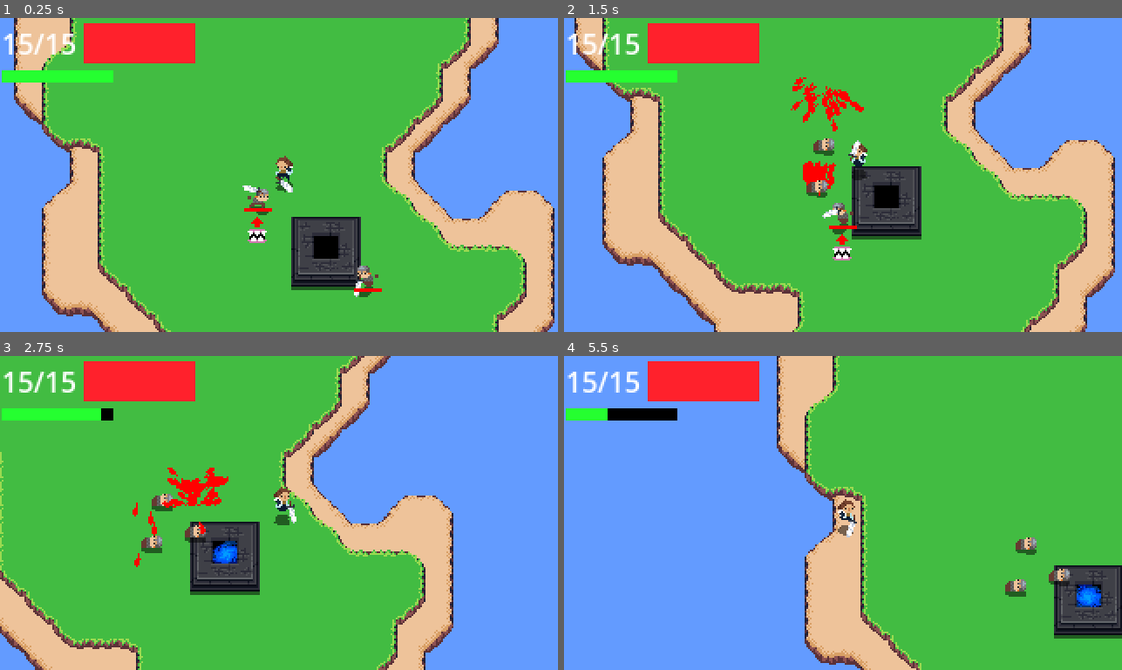
Above: before the commit, frames 1-4 (two rows, left to right).
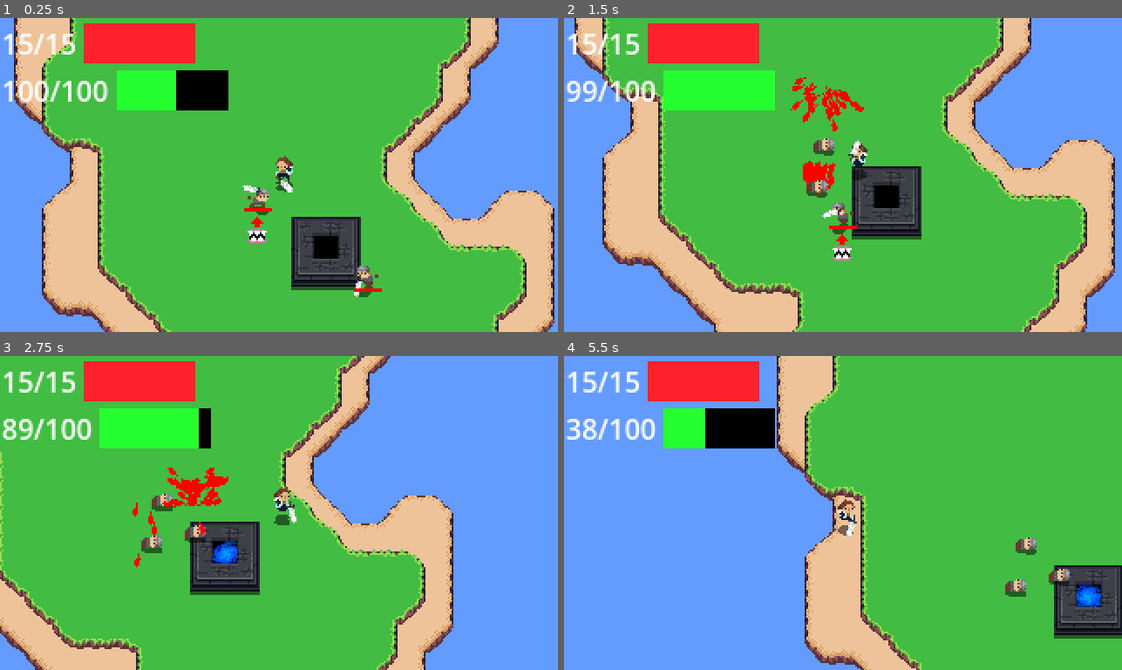
Above: after the commit, the same moments.

Repository: IAmCheeseman/cannibalism-game
Game: Godot game, scene res://scenes/world.tscn
The game is run twice, just before and just after one commit, with the same random seed, the same clock (stepped at 60 frames per second) and the same inputs.
Inputs (mouse positions are in pixels of both pictures, inside the frame that each line leads up to):
- Up to frame 1 (0.25 s): no input
- Up to frame 2 (1.5 s): move the mouse to (965, 159) at 0.52 s; hold D (right) 0.53-1.28 s; hold Space (eat) 0.53-1.28 s; click (965, 159) at 0.6 s; move the mouse to (731, 190) at 1.27 s; hold S (down) from 1.28 s (still down); tap Space (eat) at 1.35 s
- Up to frame 3 (2.75 s): click (167, 528) at 1.55 s; move the mouse to (334, 443) at 2.02 s; release S (down) at 2.03 s; hold D (right) from 2.03 s (still down); hold Space (eat) from 2.03 s (still down); click (334, 443) at 2.1 s
- Up to frame 4 (5.5 s): move the mouse to (815, 575) at 2.77 s; release D (right) at 2.78 s; release Space (eat) at 2.78 s; hold W (up) 2.78-3.53 s; tap Space (eat) at 2.85, 4.35 s; click (815, 575) at 3.05 s; move the mouse to (1010, 560) at 3.52 s; hold Space (eat) 3.53-4.28 s; hold A (left) 3.53-5.03 s; click (1010, 560) at 3.6 s; move the mouse to (675, 465) at 4.27 s; click (675, 465) at 4.55 s; move the mouse to (870, 513) at 5.02 s; hold S (down) from 5.03 s (still down); hold Space (eat) from 5.03 s (still down); click (870, 513) at 5.1 s

The runs differ from the first frame. In frame 1, 3.9% of the frame differs, in the area x 0-41%, y 16-30%; in frame 2, 3.7%; in frame 3, 3.8%; in frame 4, 3.8%.

Commit message:
Better HUD

Diff:
--- a/scenes/enemy/cannibalism.tscn
+++ b/scenes/enemy/cannibalism.tscn
@@ -16,5 +16,6 @@
 shape = SubResource("CircleShape2D_1imxr")
 
 [node name="EatIndicator" type="Sprite2D" parent="."]
+z_index = 4096
 position = Vector2(0, 13)
 texture = ExtResource("2_xohai")
--- a/scenes/hud.gd
+++ b/scenes/hud.gd
@@ -3,15 +3,18 @@
 @onready var health_bar: ProgressBar = %HealthBar
 @onready var health_label: Label = %HealthLabel
 @onready var stamina_bar: ProgressBar = %StaminaBar
+@onready var stamina_label: Label = %StaminaLabel
 
 @export var health: Health
 
 func _ready() -> void:
+  Player.instance.stamina_changed.connect(_update_stamina)
   health.took_damage.connect(_update_health)
   _update_health()
 
-func _process(delta: float) -> void:
-  stamina_bar.value = Player.instance.stamina
+func _update_stamina(stamina) -> void:
+  stamina_bar.value = stamina
+  stamina_label.text = "%d/100" % [stamina]
 
 func _update_health() -> void:
   health_label.text = "%d/%d" % [health.health, health.max_health]
--- a/scenes/hud.tscn
+++ b/scenes/hud.tscn
@@ -45,8 +45,10 @@
 
 [node name="HealthLabel" type="Label" parent="MarginContainer/VBoxContainer/Health"]
 unique_name_in_owner = true
+custom_minimum_size = Vector2(32, 0)
 layout_mode = 2
 text = "15/15"
+horizontal_alignment = 2
 
 [node name="HealthBar" type="ProgressBar" parent="MarginContainer/VBoxContainer/Health"]
 unique_name_in_owner = true
@@ -61,6 +63,13 @@
 [node name="Stamina" type="HBoxContainer" parent="MarginContainer/VBoxContainer"]
 layout_mode = 2
 
+[node name="StaminaLabel" type="Label" parent="MarginContainer/VBoxContainer/Stamina"]
+unique_name_in_owner = true
+custom_minimum_size = Vector2(32, 0)
+layout_mode = 2
+text = "100/100"
+horizontal_alignment = 2
+
 [node name="StaminaBar" type="ProgressBar" parent="MarginContainer/VBoxContainer/Stamina"]
 unique_name_in_owner = true
 custom_minimum_size = Vector2(64, 7)
--- a/scenes/player.gd
+++ b/scenes/player.gd
@@ -23,10 +23,13 @@
 
 var s_default := State.new("default", null, _default_process, null)
 var s_eating := State.new("eat", null, _eat_process, _eat_exit)
+var s_eat_wait := State.new("eat_wait", _eat_wait_start, _eat_wait_process, null)
 var s_dead := State.new("dead", null, null, null)
 var state_machine := StateMachine.new()
 
 var eat_speed_modifier := 1.0
+
+signal stamina_changed(stamina: float)
 
 func _init() -> void:
   instance = self
@@ -91,6 +94,12 @@
   eat_speed_modifier = 0
   eat_target = null
 
+func _eat_wait_start() -> void:
+  pass
+
+func _eat_wait_process() -> void:
+  pass
+
 func _on_died() -> void:
   state_machine.set_current(s_dead)
   sprite.hide()
@@ -107,6 +116,7 @@
 
 func take_stamina(amount: float) -> void:
   stamina -= amount
+  stamina_changed.emit(stamina)
   if stamina <= 0:
     health.kill()
 
